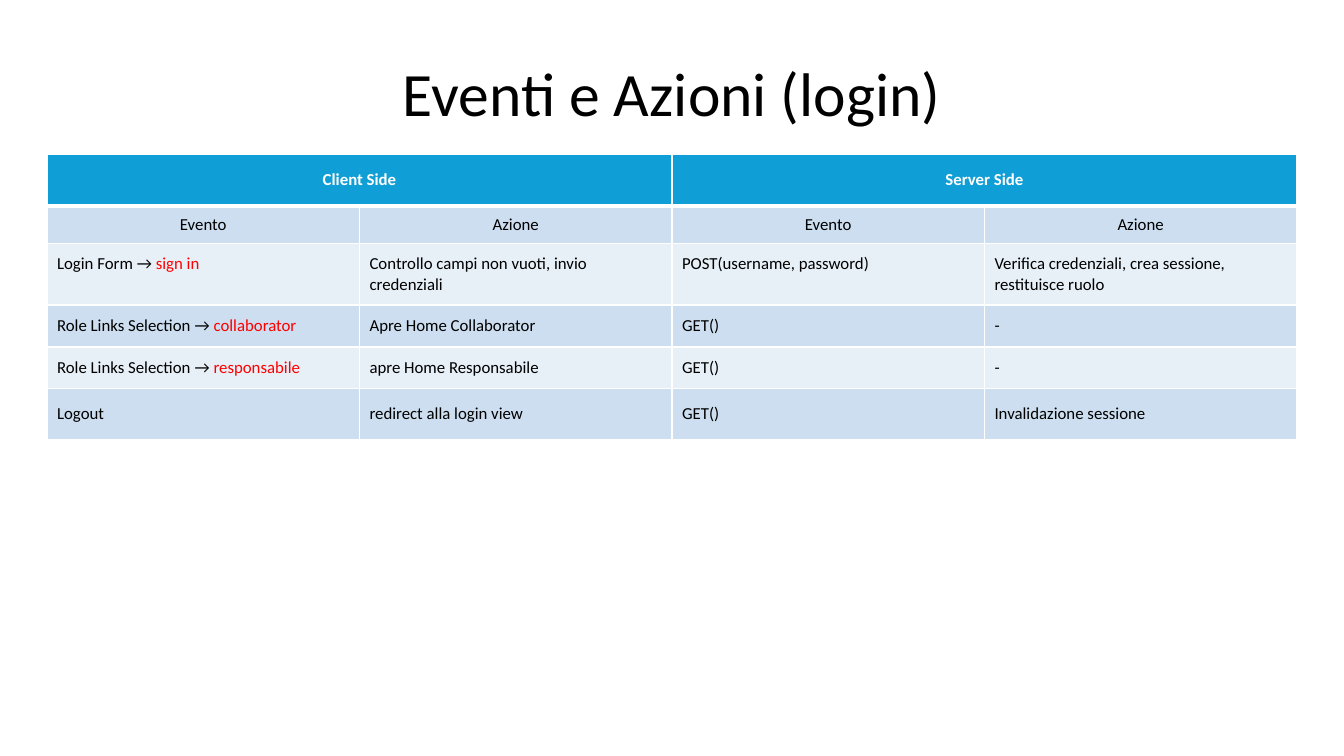
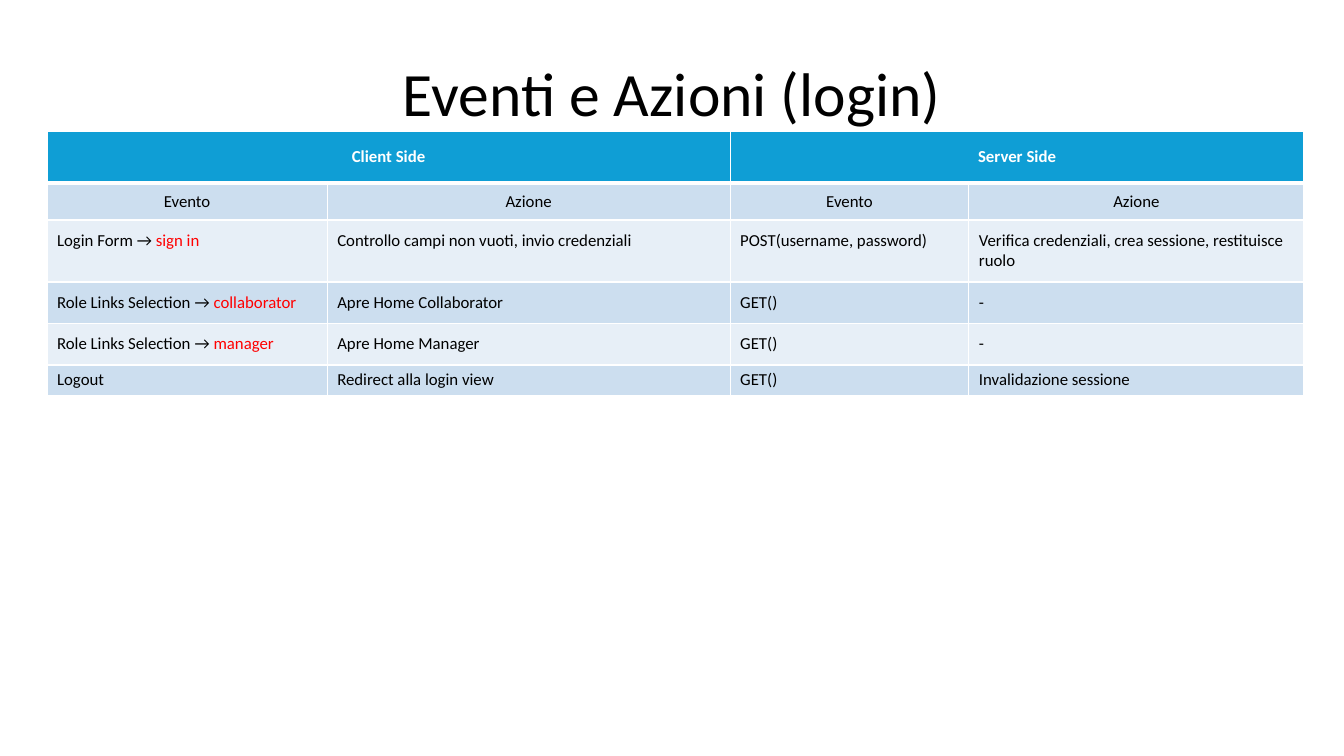
Before and after one commit to gilbertobrambilla/tiw-2026-html, a slide deck: slide 37 of docs/TIW_documentazione.pptx (slide 33 before the commit). Drawn at 1344x756 pixels with LibreOffice and Linux fonts; fonts in the diff are those of the drawing. Boxes give left, top, right and bottom in pixels: in the first picture for what was removed or moved away, otherwise in the second. Text is boxed around its words. In the diff, an @@ line names an element or a change of style, - is before the commit and + after.

```diff
--- a/docs/TIW_documentazione.pptx
+++ b/docs/TIW_documentazione.pptx
@@ table at (47,131,1305,393) @@
-row 5, column 1: Role Links Selection → responsabile
+row 5, column 1: Role Links Selection → manager
-row 5, column 2: apre Home Responsabile
+row 5, column 2: Apre Home Manager
-row 6, column 2: redirect alla login view
+row 6, column 2: Redirect alla login view
@@ table: place and size @@
-table at (47,154,1298,439)
+table at (47,131,1305,393)
```
Also in this commit, not shown: 16 other slides changed, 8 slides added.
